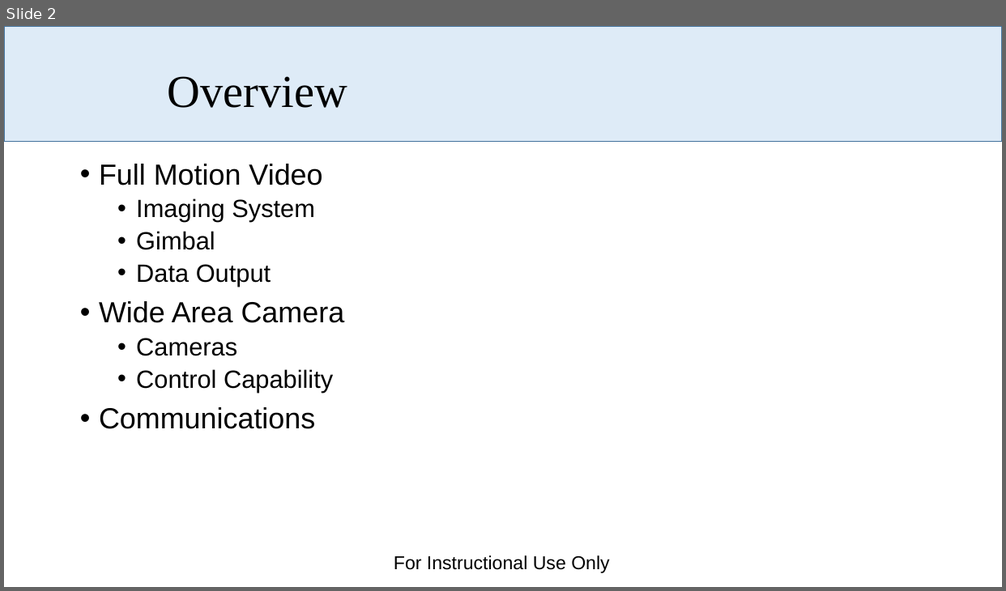
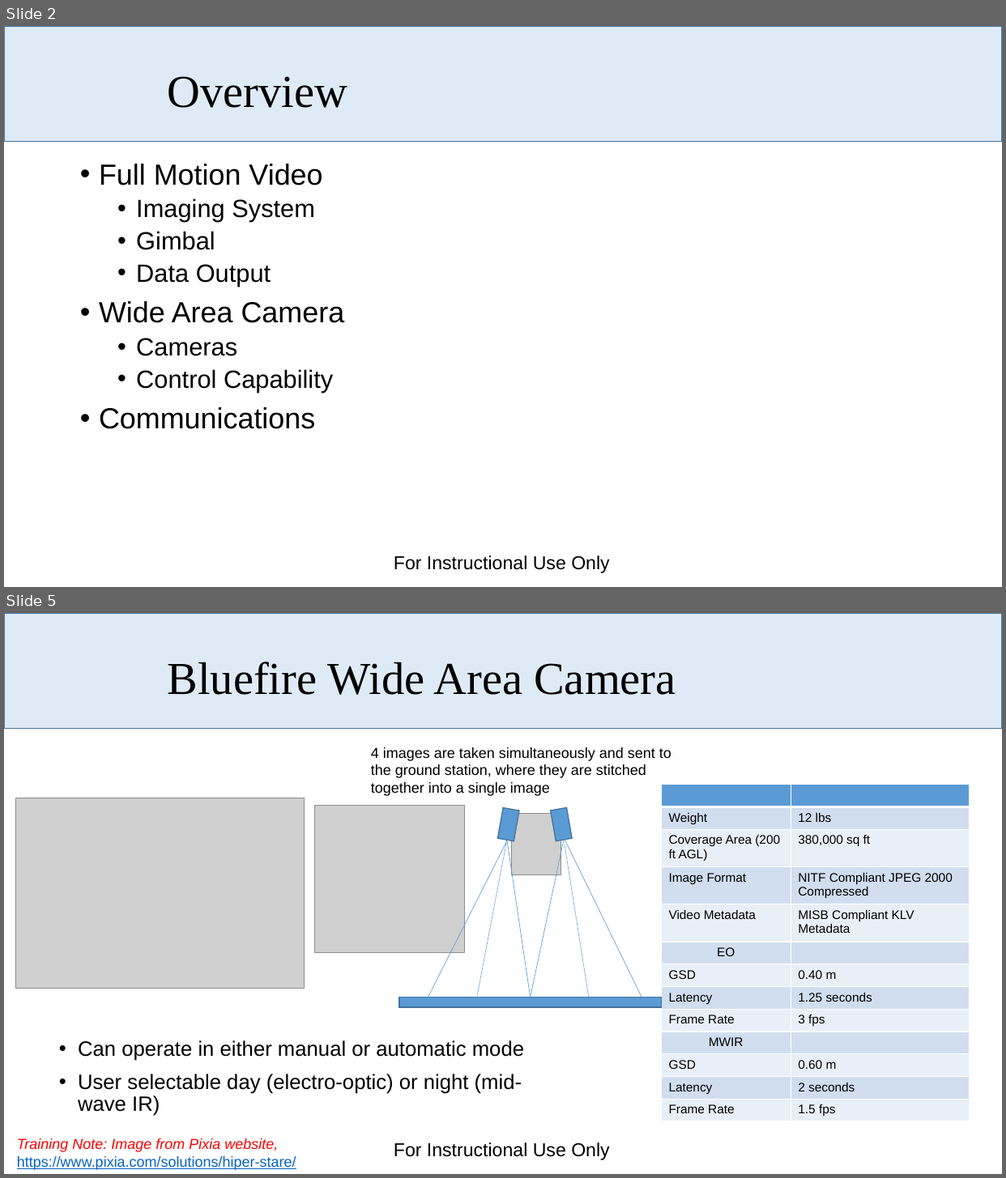
Before and after one commit to dabarrett/rqmtReviewer, a slide deck: Documents/Payloads Overview.pptx. Shown one above the other, each under a label of ours: slide 2 before the commit, slides 2 and 5 after it; the slides between them are not shown. The pictures are 1006x591 and 1006x1178 pixels, drawn with LibreOffice and Linux fonts; fonts in the diff are those of the drawing; grey boxes stand for pictures; background and template pictures are left out. Boxes give left, top, right and bottom in pixels: in the first picture for what was removed or moved away, otherwise in the second. Text is boxed around its words. In the diff, an @@ line names an element or a change of style, - is before the commit and + after.

```diff
--- a/Documents/Payloads Overview.pptx
+++ b/Documents/Payloads Overview.pptx
@@ slide 5 added at [4,613,1002,1174], background #FFFFFF; not listed: 2 template elements that a slide beside it also shows @@
@@ title added at [168,662,675,695], 44 pt, text #000000 @@
+Bluefire Wide Area Camera
@@ text added at [371,747,671,796], 14 pt, text #000000 @@
+4 images are taken simultaneously and sent to the ground station, where they are stitched together into a single image
@@ picture added at [16,798,305,988] @@
@@ picture added at [315,806,465,953] @@
@@ table added at [661,785,969,1122], 13 rows, 2 columns @@
+ | 
+Weight | 12 lbs
+Coverage Area (200 ft AGL) | 380,000 sq ft
+Image Format | NITF Compliant JPEG 2000 Compressed
+Video Metadata | MISB Compliant KLV Metadata
+EO | 
+GSD | 0.40 m
+Latency | 1.25 seconds
+Frame Rate | 3 fps
+MWIR | 
+GSD | 0.60 m
+Latency | 2 seconds
+Frame Rate | 1.5 fps
@@ rectangle added at [501,809,517,840], fill #5B9BD5, outline #43739E 1 pt @@
@@ picture added at [513,813,561,875] @@
@@ rectangle added at [553,809,570,840], fill #5B9BD5, outline #43739E 1 pt @@
@@ line added from (507, 841) to (427, 1000), #5B9BD5 0.5 pt @@
@@ line added from (507, 841) to (476, 1000), #5B9BD5 0.5 pt dashed @@
@@ line added from (507, 841) to (530, 998), #5B9BD5 0.5 pt @@
@@ line added from (564, 840) to (530, 998), #5B9BD5 0.5 pt @@
@@ line added from (565, 840) to (641, 998), #5B9BD5 0.5 pt @@
@@ line added from (565, 845) to (589, 998), #5B9BD5 0.5 pt dashed @@
@@ rectangle added at [399,998,661,1008], fill #5B9BD5, outline #43739E 1 pt @@
@@ text added at [78,1041,524,1116], 20 pt, text #000000 @@
+• Can operate in either manual or automatic mode
+• User selectable day (electro-optic) or night (mid-wave IR)
@@ text added at [17,1139,296,1170], 14 pt, text #0563C1, underline @@
+Training Note: Image from Pixia website, https://www.pixia.com/solutions/hiper-stare/
```
Also in this commit, not shown: 3 other slides added, 3 slides removed, 4 other files.
